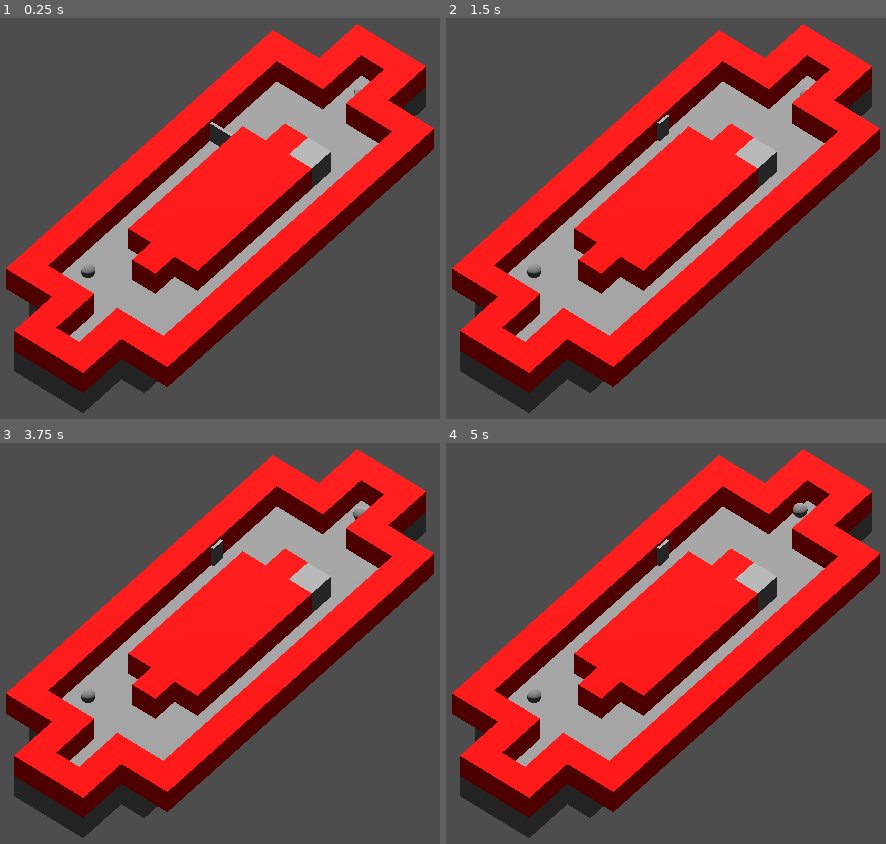
Above: before the commit, frames 1-4 (two rows, left to right).
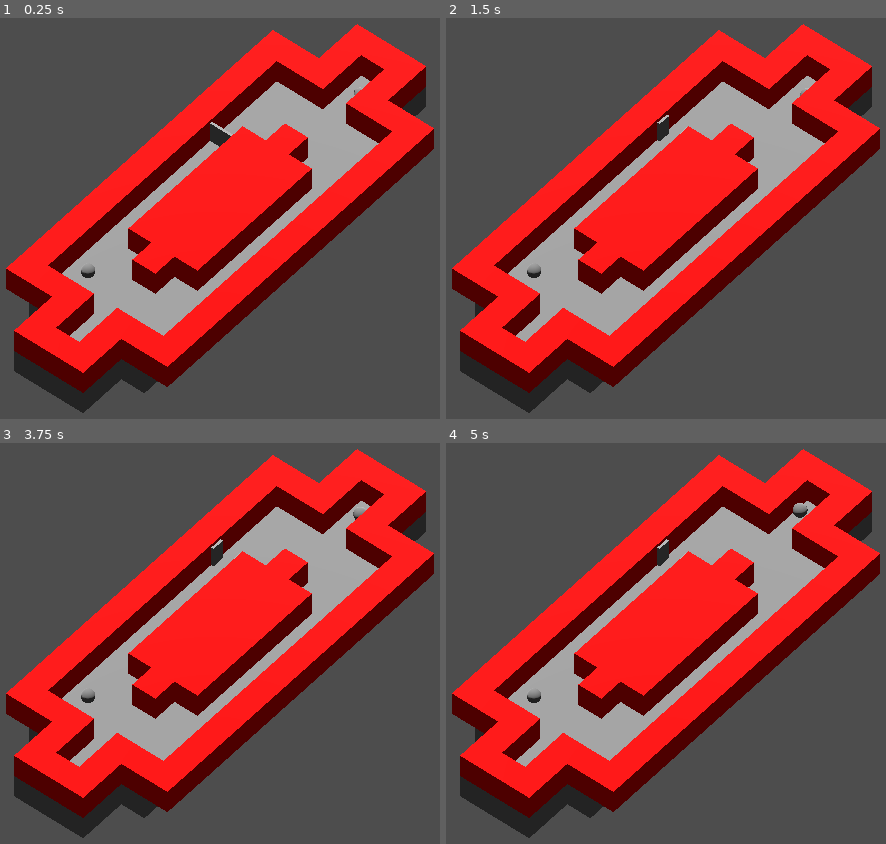
Above: after the commit, the same moments.

Repository: bruom/Gatinhos
Game: Godot game, scene res://Scenes/Levels/level01.tscn
The game is run twice, just before and just after one commit, with the same random seed, the same clock (stepped at 60 frames per second) and the same inputs. This scene is started directly instead of the project's main scene.
Inputs:
- Up to frame 1 (0.25 s): no input
- Up to frame 2 (1.5 s): tap Enter at 0.5 s; hold D (Right) 0.53-1.28 s; hold F (Interact) 0.53-1.28 s; hold S (Backward) from 1.28 s (still down); tap F (Interact) at 1.35 s
- Up to frame 3 (3.75 s): tap Space at 2 s; release S (Backward) at 2.03 s; hold D (Right) 2.03-2.78 s; hold F (Interact) 2.03-2.78 s; tap Enter at 2.75 s; hold W (Forward) 2.78-3.53 s; tap F (Interact) at 2.85 s; hold A (Left) from 3.53 s (still down); hold F (Interact) from 3.53 s (still down)
- Up to frame 4 (5 s): keep holding A (Left); tap Space at 4.25 s; release F (Interact) at 4.28 s; tap F (Interact) at 4.35 s

The runs differ from the first frame. In frame 1, 0.4% of the frame differs, in the area x 65-76%, y 29-43%; in frame 2, 0.4%; in frame 3, 0.4%; in frame 4, 0.4%.

Commit message:
remove debug code for finish tile

Diff:
--- a/Scripts/levelBase.gd
+++ b/Scripts/levelBase.gd
@@ -32,10 +32,6 @@
 
 		$LevelMap.set_cell_item(finishGridPosition, -1)
 
-		var meshInstance = MeshInstance3D.new()
-		meshInstance.mesh = BoxMesh.new()
-		area.add_child(meshInstance)
-
 
 func player_entered_finish_tile(node):
 	if node == playerNode:
